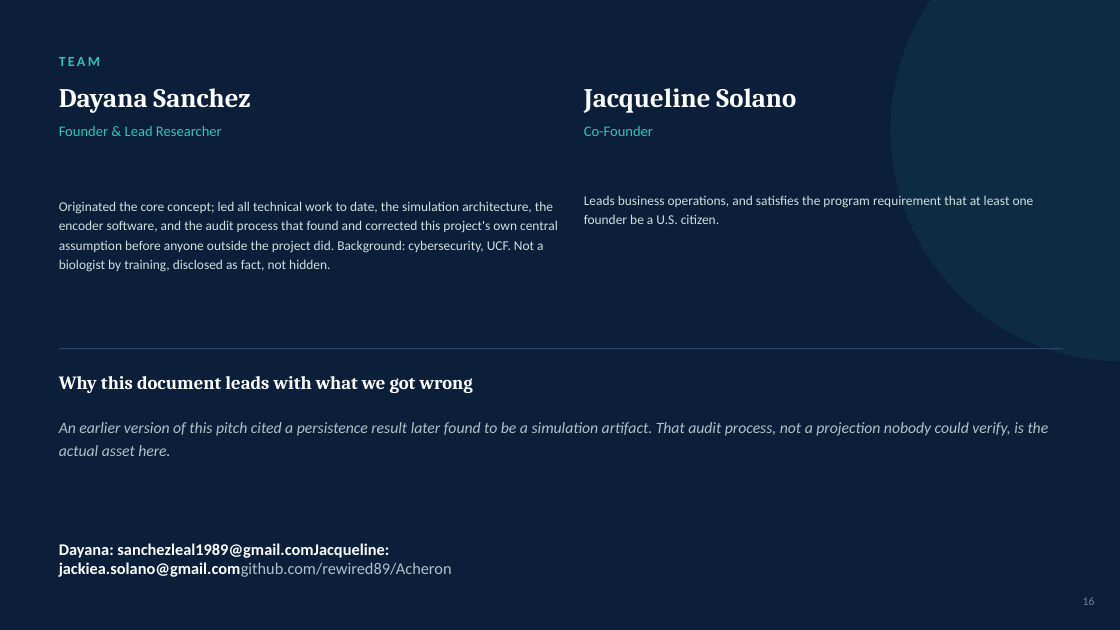
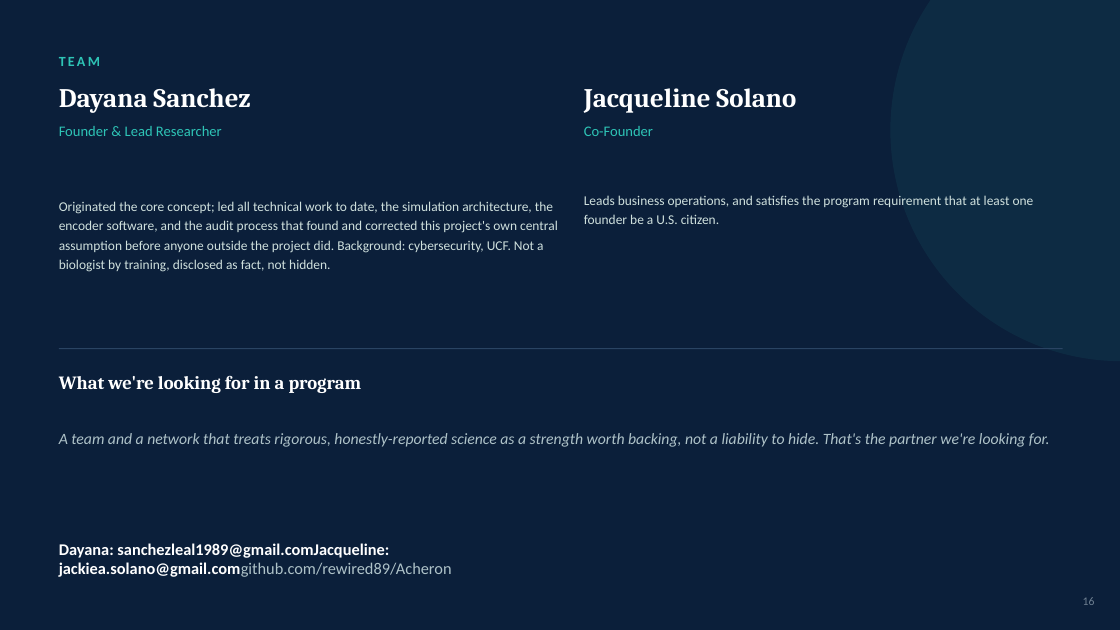
Before and after one commit to rewired89/Acheron, a slide deck: slide 16 of docs/pitch/Acheron_Pitch_Deck.pptx. Drawn at 1120x630 pixels with LibreOffice and Linux fonts; fonts in the diff are those of the drawing. Boxes give left, top, right and bottom in pixels: in the first picture for what was removed or moved away, otherwise in the second. Text is boxed around its words. In the diff, an @@ line names an element or a change of style, - is before the commit and + after.

```diff
--- a/docs/pitch/Acheron_Pitch_Deck.pptx
+++ b/docs/pitch/Acheron_Pitch_Deck.pptx
@@ text at <box>59,375,362,393</box>: text changed @@
-Why this document leads with what we got wrong
+What we're looking for in a program
@@ text at <box>59,433,1050,447</box>: text changed @@
-An earlier version of this pitch cited a persistence result later found to be a simulation artifact. That audit process, not a projection nobody could verify, is the actual asset here.
+A team and a network that treats rigorous, honestly-reported science as a strength worth backing, not a liability to hide. That's the partner we're looking for.
```
Also in this commit, not shown: 5 other slides changed.
